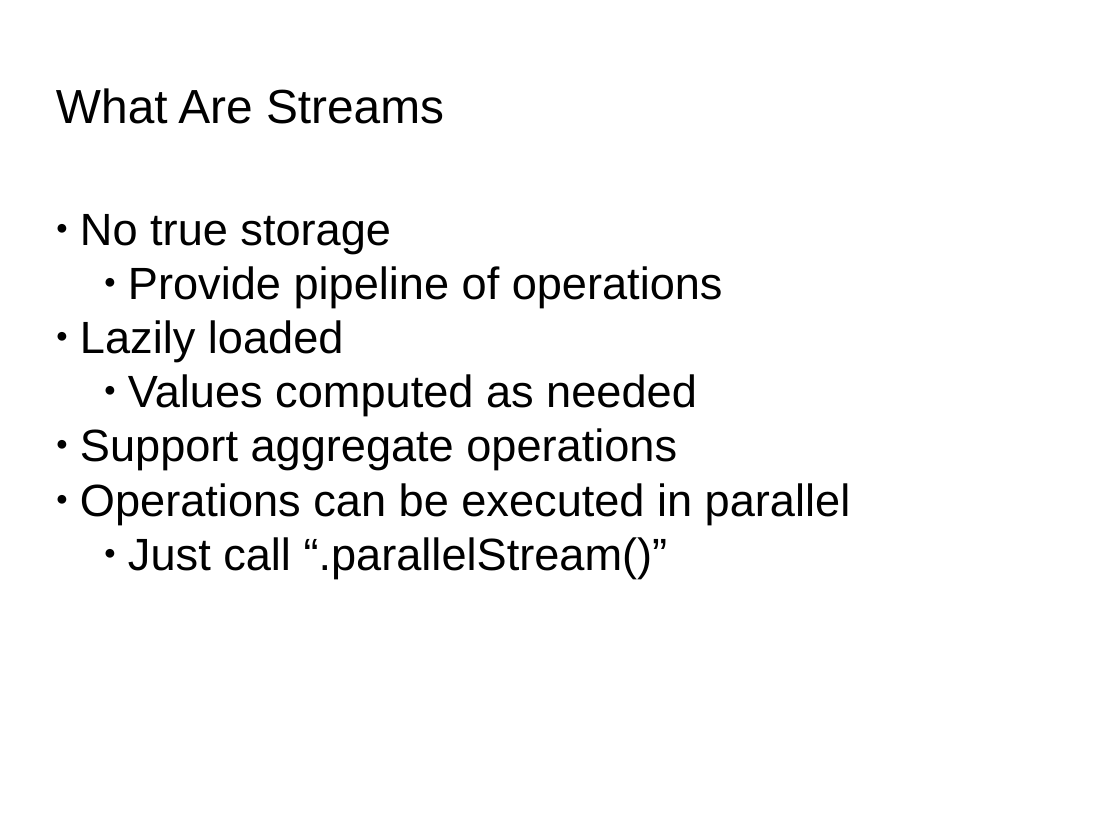
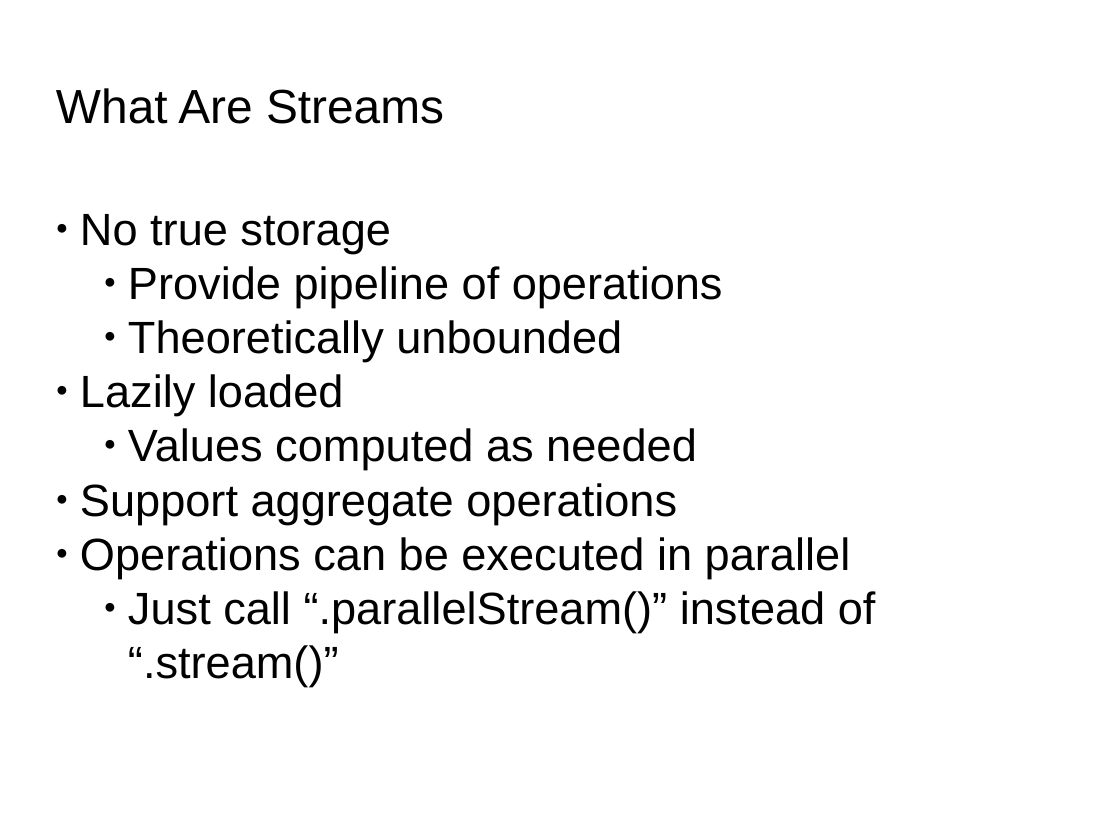
Before and after one commit to DWiechert/java8, a slide deck: slide 3 of Java8.odp (slide 2 before the commit). Drawn at 1120x840 pixels with LibreOffice and Linux fonts; fonts in the diff are those of the drawing; background and template pictures are left out. Boxes give left, top, right and bottom in pixels: in the first picture for what was removed or moved away, otherwise in the second. Text is boxed around its words. In the diff, an @@ line names an element or a change of style, - is before the commit and + after.

```diff
--- a/Java8.odp
+++ b/Java8.odp
@@ text at (128, 320, 622, 362): paragraph added @@
+    ● Theoretically unbounded
@@ text at (128, 591, 876, 687): text changed @@
-    ● Just call “.parallelStream()”
+    ● Just call “.parallelStream()” instead of “.stream()”
```
Also in this commit, not shown: 7 other slides changed, 2 slides added, 7 other files.
